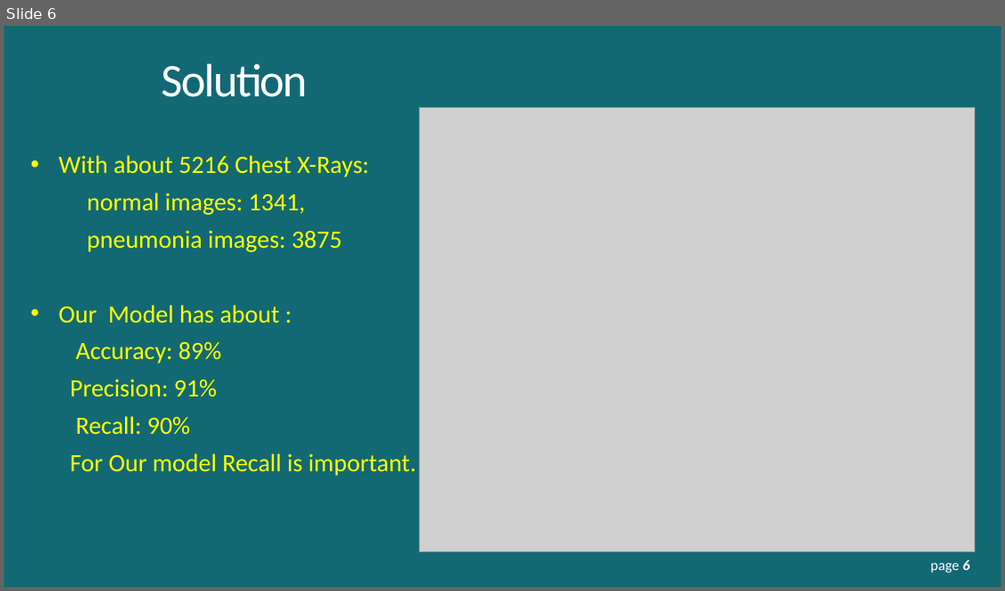
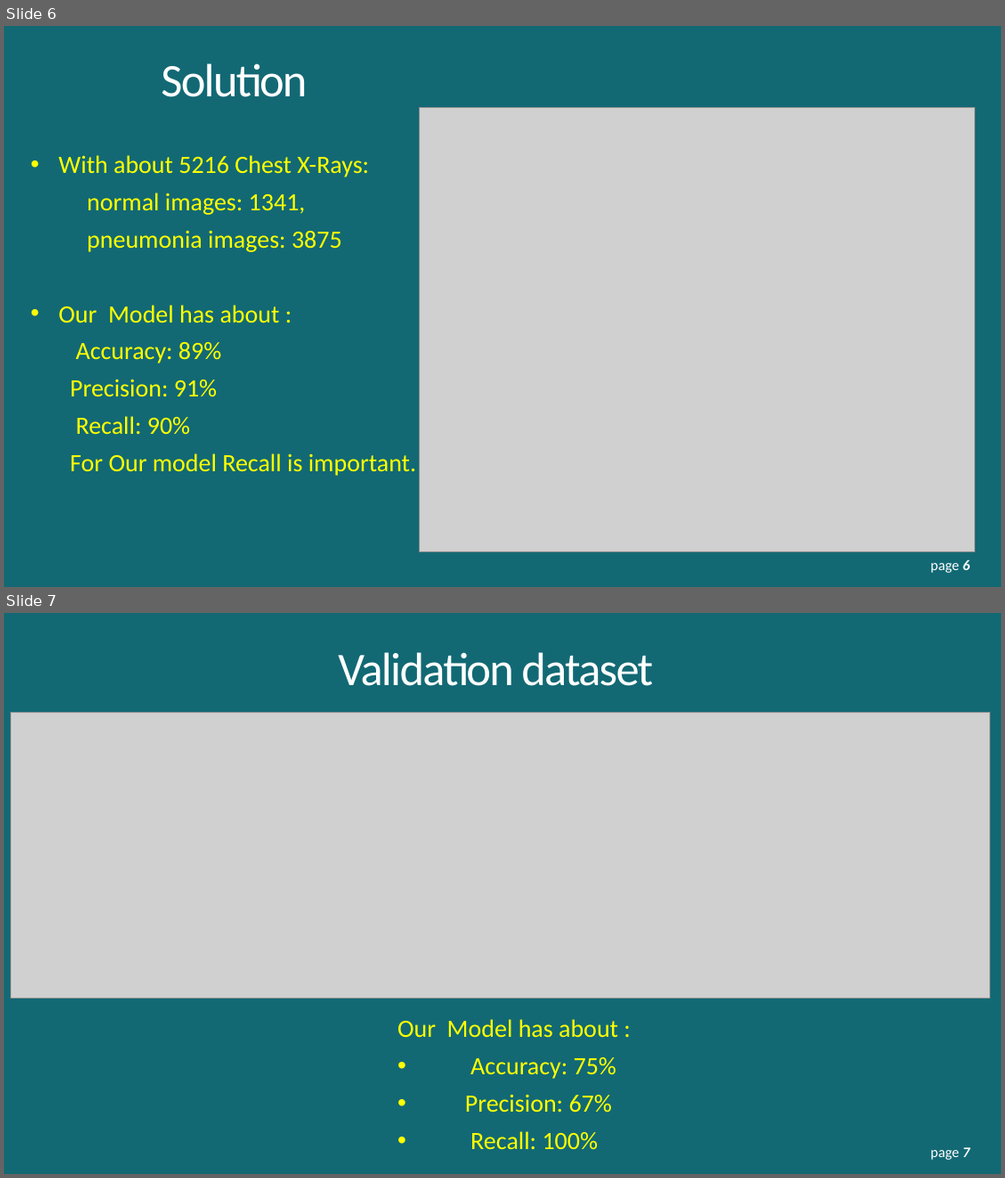
Before and after one commit to GitHub-ccd/pneumonia_detection_CNN_MOD_4, a slide deck: ppt/Pneumonia_detection.pptx. Shown one above the other, each under a label of ours: slide 6 before the commit, slides 6 and 7 after it. The pictures are 1005x591 and 1005x1178 pixels, drawn with LibreOffice and Linux fonts; fonts in the diff are those of the drawing; grey boxes stand for pictures. Boxes give left, top, right and bottom in pixels: in the first picture for what was removed or moved away, otherwise in the second. Text is boxed around its words. In the diff, an @@ line names an element or a change of style, - is before the commit and + after.

```diff
--- a/ppt/Pneumonia_detection.pptx
+++ b/ppt/Pneumonia_detection.pptx
@@ slide 7 added at (x1=4, y1=613, x2=1001, y2=1174), background #126974 @@
@@ title added at (x1=338, y1=652, x2=653, y2=686), 45 pt, text #FFFFFF @@
+Validation dataset
@@ picture added at (x1=11, y1=712, x2=990, y2=997) @@
@@ subtitle added at (x1=397, y1=1019, x2=618, y2=1150), 24 pt, text #FFFF00 @@
+Our Model has about :
+• Accuracy: 75%
+• Precision: 67%
+• Recall: 100%
@@ page number added at (x1=930, y1=1147, x2=970, y2=1159), 14 pt, text #FFFFFF @@
+page 7
```
Also in this commit, not shown: 6 slides changed, 2 other files.
